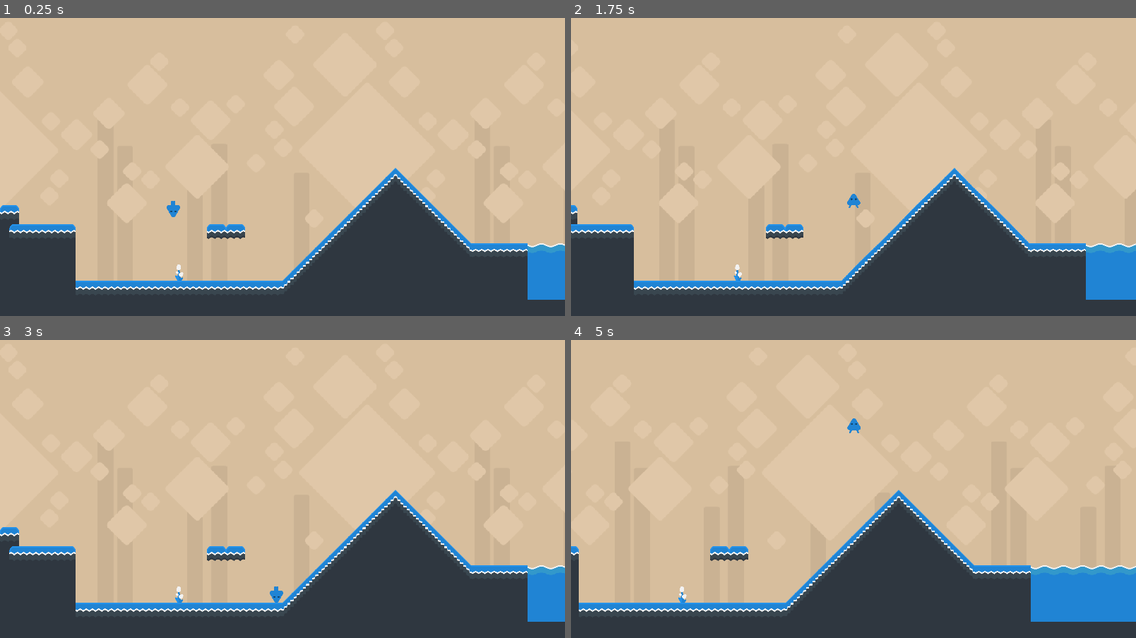
Above: before the commit, frames 1-4 (two rows, left to right).
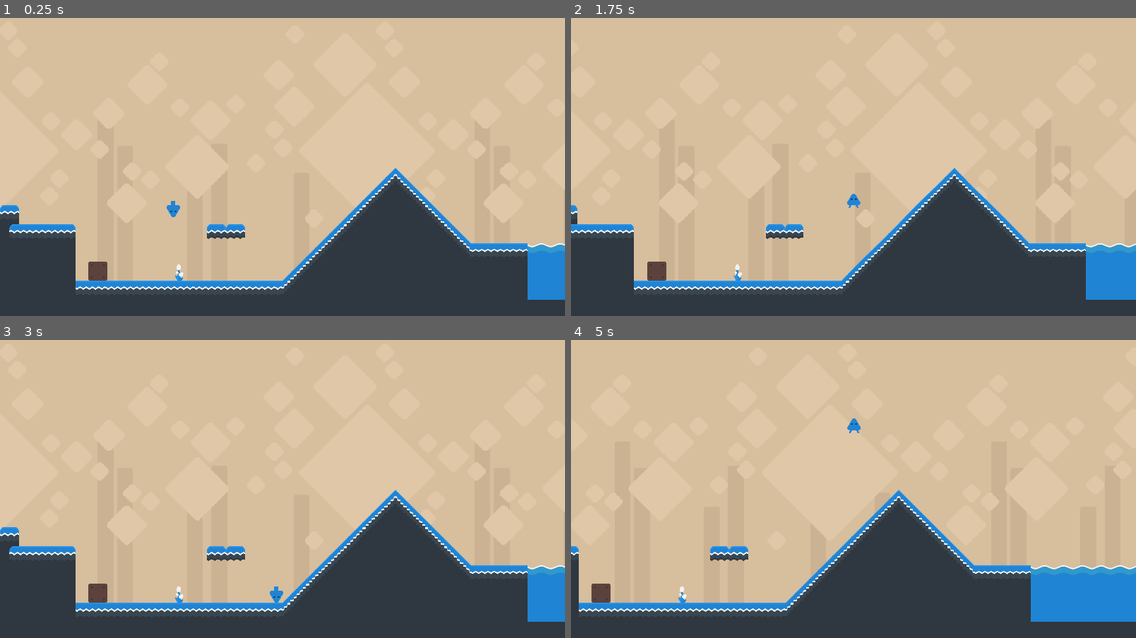
Above: after the commit, the same moments.

Repository: ojas-sanghi/fbla-game
Game: Godot game, scene res://main.tscn
Two runs of this game, one before a commit and one after it. Both use one fixed random seed, a clock stepped at 60 frames per second and the inputs below.
Inputs:
- Up to frame 1 (0.25 s): no input
- Up to frame 2 (1.75 s): hold Right (ui_right) from 0.53 s (still down); tap Up (ui_up) at 0.77, 1.52 s
- Up to frame 3 (3 s): release Right (ui_right) at 2.03 s; hold Left (ui_left) 2.03-2.78 s; hold Right (ui_right) from 2.78 s (still down)
- Up to frame 4 (5 s): tap Up (ui_up) at 3.02, 3.77, 4.52 s; release Right (ui_right) at 4.28 s; hold Left (ui_left) from 4.28 s (still down)

The runs differ from the first frame. In frame 1, 0.2% of the frame differs, in the area x 15-19%, y 81-89%; in frame 2, 0.2%; in frame 3, 0.2%; in frame 4, 0.2%.

Commit message:
Implement box

Diff:
--- /dev/null
+++ b/Box.gd
@@ -0,0 +1,30 @@
+extends KinematicBody2D
+
+const GRAVITY_VEC = Vector2(0,200)
+
+var linear_vel = Vector2(0, 0)
+
+func _physics_process(delta: float) -> void:
+	move_and_slide(linear_vel)
+
+	linear_vel.y = GRAVITY_VEC.y
+	print(linear_vel.y)
+
+func _on_Area2DLeft_body_entered(body: PhysicsBody2D) -> void:
+	if not body:
+		return
+	if body.name == "Player":
+		linear_vel.x = 200
+
+func _on_Area2DRight_body_entered(body: PhysicsBody2D) -> void:
+	if not body:
+		return
+	if body.name == "Player":
+		linear_vel.x = -200
+
+func _on_Area2DRight_body_exited(body: PhysicsBody2D) -> void:
+	linear_vel.x = 0
+
+
+func _on_Area2DLeft_body_exited(body: PhysicsBody2D) -> void:
+	linear_vel.x = 0
--- /dev/null
+++ b/Box.tscn
@@ -0,0 +1,38 @@
+[gd_scene load_steps=5 format=2]
+
+[ext_resource path="res://Box.gd" type="Script" id=1]
+[ext_resource path="res://assets/PNG/Other/blockBrown.png" type="Texture" id=2]
+
+[sub_resource type="RectangleShape2D" id=1]
+extents = Vector2( 32, 32 )
+
+[sub_resource type="RectangleShape2D" id=2]
+extents = Vector2( 10, 32 )
+
+[node name="Box" type="KinematicBody2D" groups=[
+"box",
+]]
+script = ExtResource( 1 )
+
+[node name="Sprite" type="Sprite" parent="."]
+texture = ExtResource( 2 )
+
+[node name="CollisionShape2D" type="CollisionShape2D" parent="."]
+visible = false
+shape = SubResource( 1 )
+
+[node name="Area2DLeft" type="Area2D" parent="."]
+
+[node name="CollisionShape2D" type="CollisionShape2D" parent="Area2DLeft"]
+position = Vector2( -23, 0 )
+shape = SubResource( 2 )
+
+[node name="Area2DRight" type="Area2D" parent="."]
+
+[node name="CollisionShape2D" type="CollisionShape2D" parent="Area2DRight"]
+position = Vector2( 23, 0 )
+shape = SubResource( 2 )
+[connection signal="body_entered" from="Area2DLeft" to="." method="_on_Area2DLeft_body_entered"]
+[connection signal="body_exited" from="Area2DLeft" to="." method="_on_Area2DLeft_body_exited"]
+[connection signal="body_entered" from="Area2DRight" to="." method="_on_Area2DRight_body_entered"]
+[connection signal="body_exited" from="Area2DRight" to="." method="_on_Area2DRight_body_exited"]
--- a/main.tscn
+++ b/main.tscn
@@ -1,9 +1,10 @@
-[gd_scene load_steps=5 format=2]
+[gd_scene load_steps=6 format=2]
 
 [ext_resource path="res://assets/tilesets/blue.tres" type="TileSet" id=1]
 [ext_resource path="res://Player.tscn" type="PackedScene" id=2]
 [ext_resource path="res://ParallaxBG.tscn" type="PackedScene" id=3]
 [ext_resource path="res://waterArea.tscn" type="PackedScene" id=4]
+[ext_resource path="res://Box.tscn" type="PackedScene" id=5]
 
 [node name="Node2D" type="Node2D"]
 
@@ -30,3 +31,6 @@
 [node name="Area2D" parent="." instance=ExtResource( 4 )]
 position = Vector2( 2176.28, 852.118 )
 scale = Vector2( 38.5, 1.96 )
+
+[node name="Box" parent="." instance=ExtResource( 5 )]
+position = Vector2( 332.116, 904.393 )
